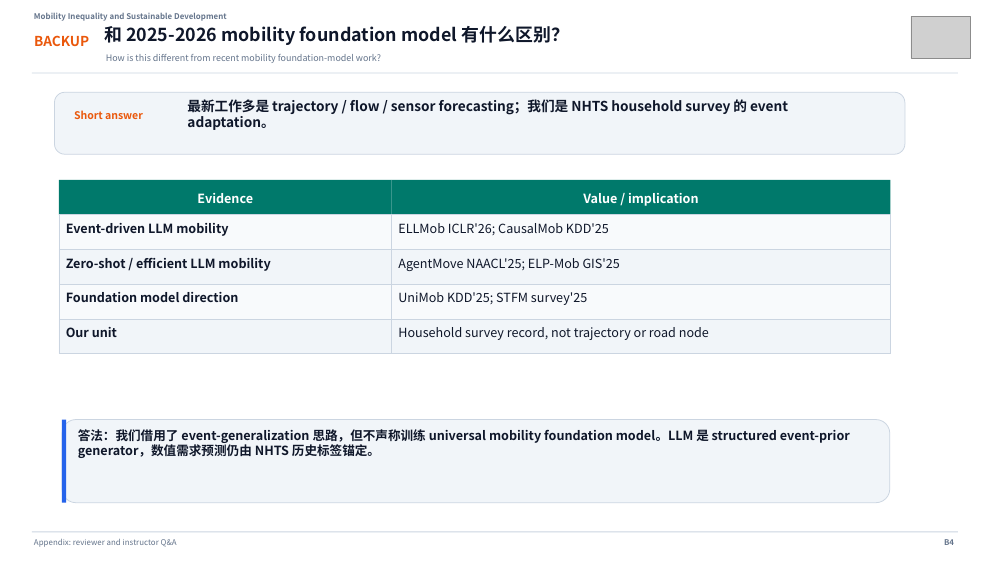
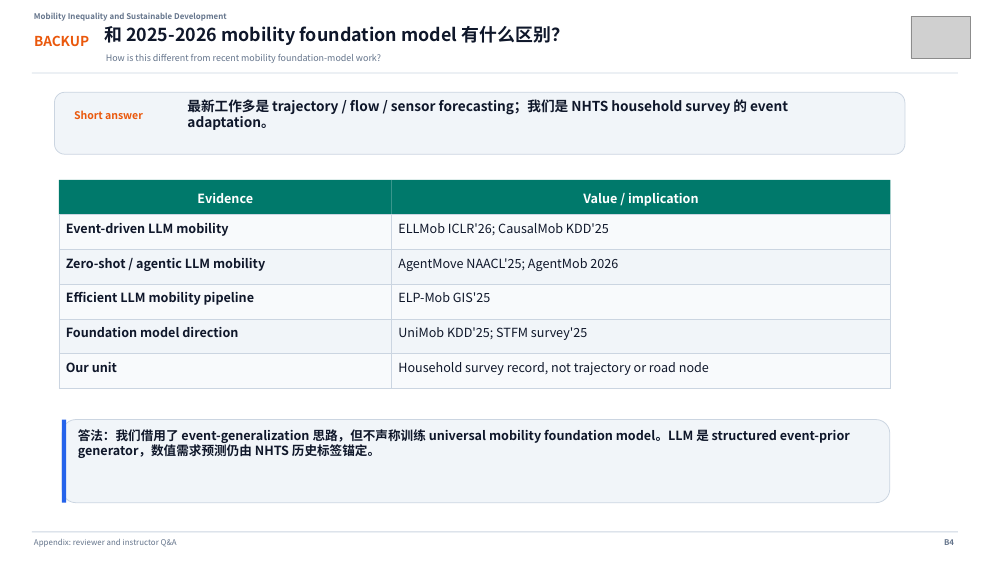
Before and after one commit to Lrving-code/NHTS-Travel-Prediction, a slide deck: slide 27 of outputs/final_project/NHTS_Travel_Behavior_Template_Presentation.pptx. Drawn at 1008x567 pixels with LibreOffice and Linux fonts; fonts in the diff are those of the drawing; grey boxes stand for pictures. Boxes give left, top, right and bottom in pixels: in the first picture for what was removed or moved away, otherwise in the second. Text is boxed around its words. In the diff, an @@ line names an element or a change of style, - is before the commit and + after.

```diff
--- a/outputs/final_project/NHTS_Travel_Behavior_Template_Presentation.pptx
+++ b/outputs/final_project/NHTS_Travel_Behavior_Template_Presentation.pptx
@@ text at (66, 258, 265, 271): text changed @@
-Zero-shot / efficient LLM mobility
+Zero-shot / agentic LLM mobility
@@ text at (398, 258, 618, 271): text changed @@
-AgentMove NAACL'25; ELP-Mob GIS'25
+AgentMove NAACL'25; AgentMob 2026
@@ text added at (66, 291, 254, 305), 12 pt, text #0F172A, bold @@
+Efficient LLM mobility pipeline
@@ text added at (398, 292, 490, 302), 12 pt, text #0F172A @@
+ELP-Mob GIS'25
@@ rectangle added at (59, 354, 392, 389), fill #F8FAFC, outline #CBD5E1 0.75 pt @@
@@ rectangle added at (392, 354, 891, 389), fill #F8FAFC, outline #CBD5E1 0.75 pt @@
@@ 4 texts: place and size @@
-4 texts at (66, 292, 709, 340)
+4 texts at (66, 327, 709, 375)
```
Also in this commit, not shown: 1 other slide changed, 13 other files.
